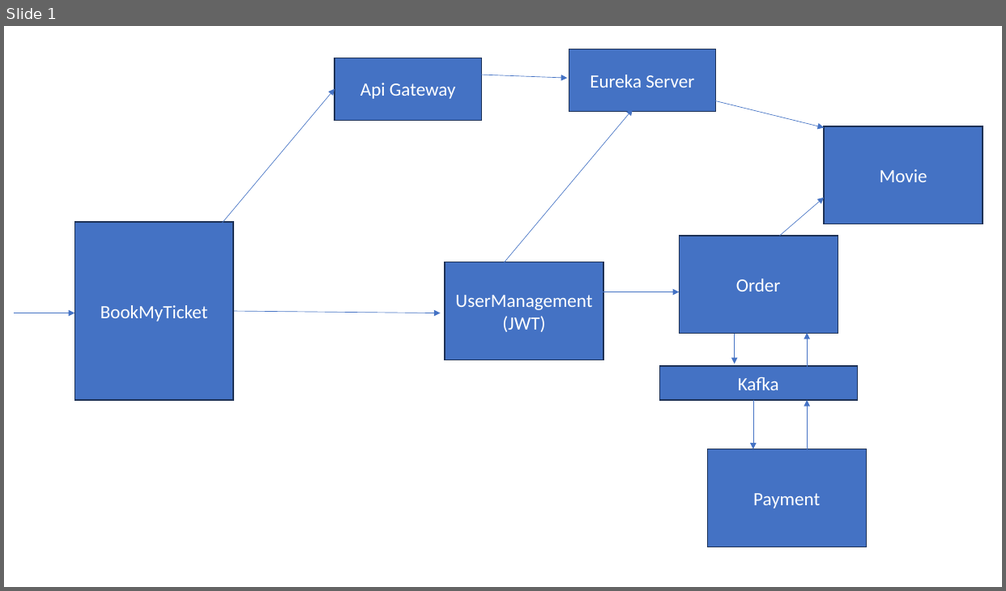
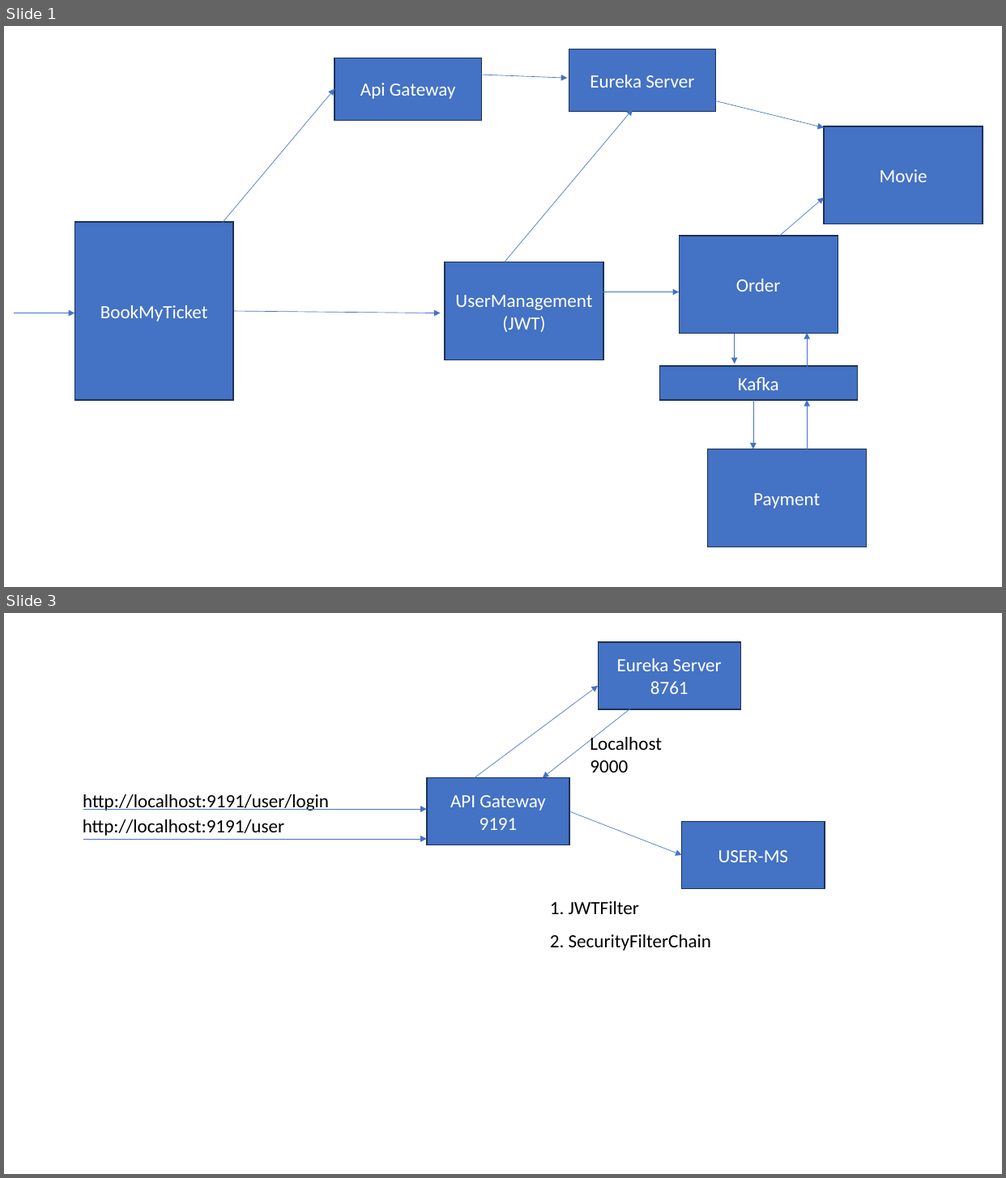
Before and after one commit to jayanta1971/wiprojulytrain, a slide deck: ppt/day-29-23_08_2025.pptx. Shown one above the other, each under a label of ours: slide 1 before the commit, slides 1 and 3 after it; the slides between them are not shown. The pictures are 1006x591 and 1006x1178 pixels, drawn with LibreOffice and Linux fonts; fonts in the diff are those of the drawing. Boxes give left, top, right and bottom in pixels: in the first picture for what was removed or moved away, otherwise in the second. Text is boxed around its words. In the diff, an @@ line names an element or a change of style, - is before the commit and + after.

```diff
--- a/ppt/day-29-23_08_2025.pptx
+++ b/ppt/day-29-23_08_2025.pptx
@@ slide 3 added at [4, 613, 1002, 1174], background #FFFFFF @@
@@ rectangle added at [599, 642, 741, 709], fill #4472C4, outline #1E3256 1 pt, 18 pt, text #FFFFFF @@
+Eureka Server
+8761
@@ arrow added from (462, 787) to (599, 686), #4472C4 0.5 pt @@
@@ arrow added from (637, 703) to (543, 777), #4472C4 0.5 pt @@
@@ text added at [590, 735, 662, 773], 18 pt, text #000000 @@
+Localhost
+9000
@@ rectangle added at [427, 777, 570, 845], fill #4472C4, outline #1E3256 1 pt, 18 pt, text #FFFFFF @@
+API Gateway
+9191
@@ text added at [83, 794, 329, 811], 18 pt, text #000000 @@
+http://localhost:9191/user/login
@@ text added at [83, 820, 284, 836], 18 pt, text #000000 @@
+http://localhost:9191/user
@@ arrow added from (83, 809) to (427, 809), #4472C4 0.5 pt @@
@@ arrow added from (570, 811) to (682, 855), #4472C4 0.5 pt @@
@@ rectangle added at [682, 822, 825, 889], fill #4472C4, outline #1E3256 1 pt, 18 pt, text #FFFFFF @@
+USER-MS
@@ arrow added from (83, 839) to (427, 839), #4472C4 0.5 pt @@
@@ text added at [550, 901, 639, 914], 18 pt, text #000000 @@
+1. JWTFilter
@@ text added at [550, 935, 712, 951], 18 pt, text #000000 @@
+2. SecurityFilterChain
```
Also in this commit, not shown: 1 slide changed, 52 other files.
